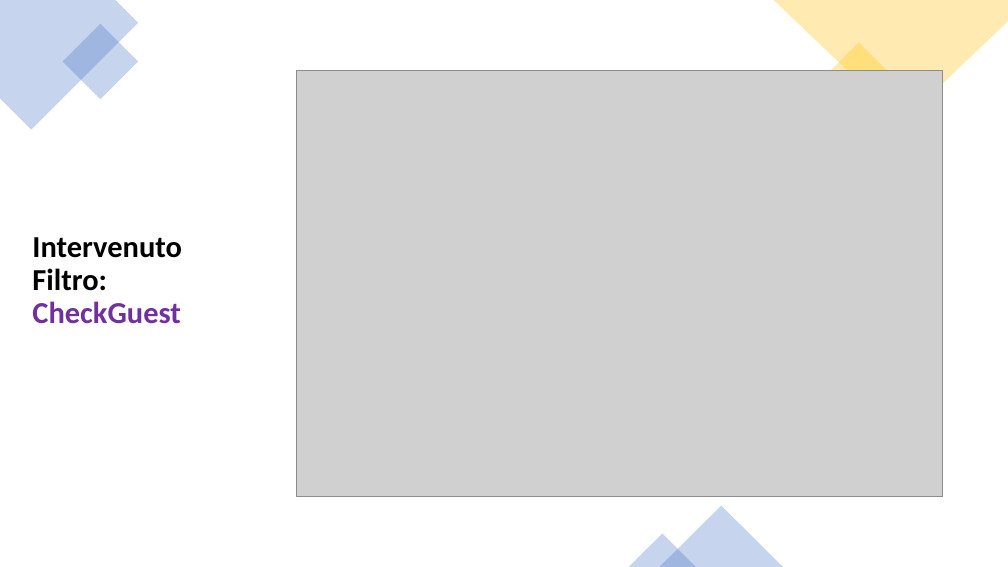
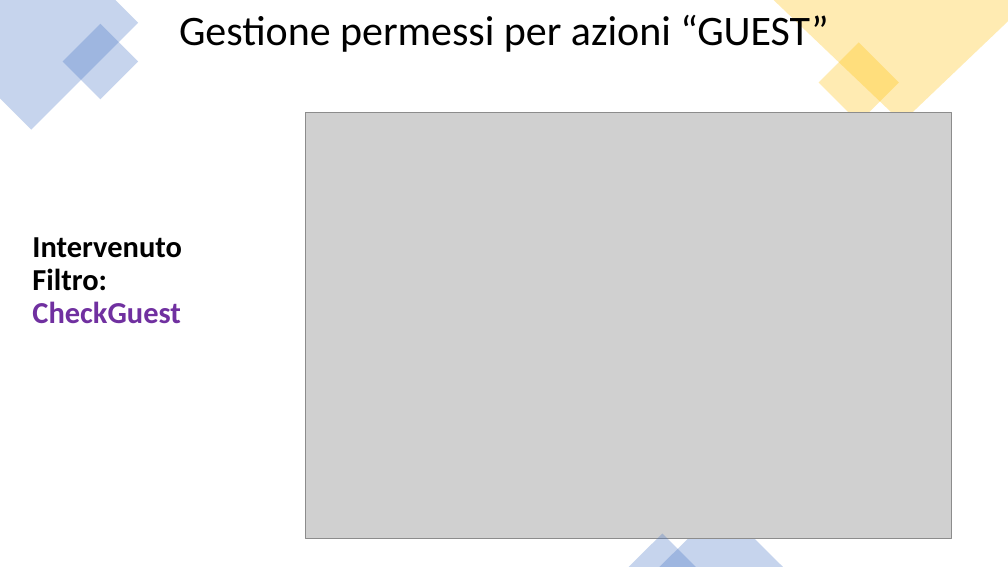
Before and after one commit to Giulsmoon/TecnologiePerIlWeb_Project1, a slide deck: slide 14 of Presentazioni Powerpoint/Progetto1_versione_PURE_HTML.pptx (slide 13 before the commit). Drawn at 1008x567 pixels with LibreOffice and Linux fonts; fonts in the diff are those of the drawing; grey boxes stand for pictures. Boxes give left, top, right and bottom in pixels: in the first picture for what was removed or moved away, otherwise in the second. Text is boxed around its words. In the diff, an @@ line names an element or a change of style, - is before the commit and + after.

```diff
--- a/Presentazioni Powerpoint/Progetto1_versione_PURE_HTML.pptx
+++ b/Presentazioni Powerpoint/Progetto1_versione_PURE_HTML.pptx
@@ text added at (179,11,828,52), 40 pt, text #000000 @@
+Gestione permessi per azioni “GUEST”
@@ picture: place and size @@
-picture at (296,70,943,497)
+picture at (306,112,952,538)
```
Also in this commit, not shown: 1 other slide changed, 1 slide added, 1 other file.
